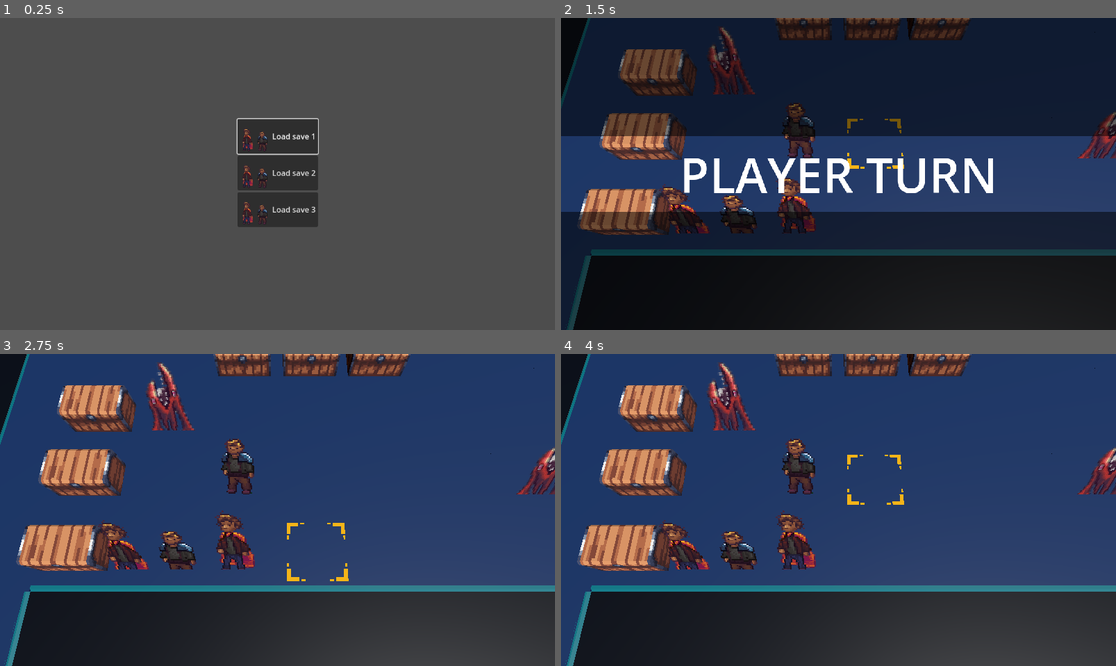
Above: before the commit, frames 1-4 (two rows, left to right).
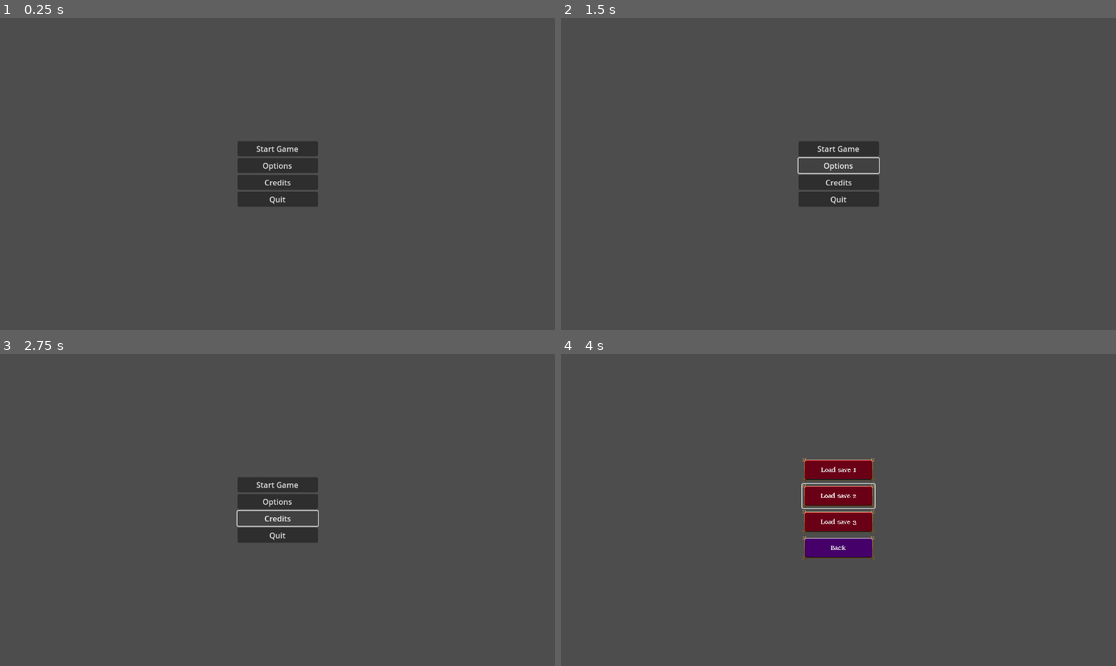
Above: after the commit, the same moments.

Repository: alanhaugen/bachelor-inn
Game: Godot game, scene res://scenes/UI/mainmenu.tscn
The game is run twice, just before and just after one commit, with the same random seed, the same clock (stepped at 60 frames per second) and the same inputs.
Inputs (mouse positions are in pixels of both pictures, inside the frame that each line leads up to):
- Up to frame 1 (0.25 s): no input
- Up to frame 2 (1.5 s): click (838, 136) at 0.5 s, where only the run before the commit has a clickable "Load save 1"; click (838, 164) at 1.25 s, where only the run after the commit has a clickable "Options"
- Up to frame 3 (2.75 s): click (277, 519) at 2 s, where only the run after the commit has a clickable "Credits"
- Up to frame 4 (4 s): click (838, 485) at 2.75 s, where only the run after the commit has a clickable "Start Game"; click (838, 497) at 3.5 s, where only the run after the commit has a clickable "Load save 2"

The runs differ from the first frame. In frame 1, 2.6% of the frame differs, in the area x 42-58%, y 32-68%; in frame 2, 100%, in the area x 0-100%, y 0-100%; in frame 3, 95%; in frame 4, 95%.

Commit message:
UIs added

Diff:
--- a/scenes/UI/mainmenu.tscn
+++ b/scenes/UI/mainmenu.tscn
@@ -1,7 +1,32 @@
-[gd_scene load_steps=3 format=3 uid="uid://cm02uehw506nt"]
+[gd_scene load_steps=7 format=3 uid="uid://cm02uehw506nt"]
 
-[ext_resource type="Texture2D" uid="uid://c6ufp14dqs3ou" path="res://art/WIP/DFFS_Character edge highlight poc.png" id="2_nudk7"]
+[ext_resource type="FontFile" uid="uid://bltfi0bh6lptu" path="res://art/Fonts/RetroByte.ttf" id="2_cix78"]
+[ext_resource type="Texture2D" uid="uid://bxkugojenvo5a" path="res://art/textures/UI_Spritesheet.png" id="3_v8ire"]
 [ext_resource type="Script" uid="uid://bt1if6bipdwt1" path="res://scripts/ui/main_menu.gd" id="3_wxwbn"]
+
+[sub_resource type="StyleBoxTexture" id="StyleBoxTexture_e6rwi"]
+texture = ExtResource("3_v8ire")
+texture_margin_left = 8.0
+texture_margin_top = 8.0
+texture_margin_right = 8.0
+texture_margin_bottom = 8.0
+region_rect = Rect2(0, 0, 32, 32)
+
+[sub_resource type="StyleBoxTexture" id="StyleBoxTexture_61o3f"]
+texture = ExtResource("3_v8ire")
+texture_margin_left = 8.0
+texture_margin_top = 8.0
+texture_margin_right = 8.0
+texture_margin_bottom = 8.0
+region_rect = Rect2(0, 0, 32, 32)
+
+[sub_resource type="StyleBoxTexture" id="StyleBoxTexture_wxwbn"]
+texture = ExtResource("3_v8ire")
+texture_margin_left = 8.0
+texture_margin_top = 8.0
+texture_margin_right = 8.0
+texture_margin_bottom = 8.0
+region_rect = Rect2(32, 0, 32, 32)
 
 [node name="Main" type="Node3D"]
 script = ExtResource("3_wxwbn")
@@ -21,47 +46,90 @@
 grow_vertical = 2
 size_flags_horizontal = 6
 
-[node name="MapSelector" type="VBoxContainer" parent="UI"]
+[node name="VBoxContainer" type="VBoxContainer" parent="UI"]
 layout_mode = 1
 anchors_preset = 8
 anchor_left = 0.5
 anchor_top = 0.5
 anchor_right = 0.5
 anchor_bottom = 0.5
-offset_left = -61.0
-offset_top = -20.0
-offset_right = 61.0
-offset_bottom = 20.0
+offset_left = -83.5
+offset_top = -68.0
+offset_right = 83.5
+offset_bottom = 68.0
 grow_horizontal = 2
 grow_vertical = 2
 
-[node name="LoadMap0" type="Button" parent="UI/MapSelector"]
+[node name="LevelSelect" type="VBoxContainer" parent="UI/VBoxContainer"]
+layout_mode = 2
+
+[node name="LoadMap0" type="Button" parent="UI/VBoxContainer/LevelSelect"]
+custom_minimum_size = Vector2(150, 50)
 layout_mode = 2
 size_flags_horizontal = 4
 size_flags_vertical = 4
+theme_override_fonts/font = ExtResource("2_cix78")
+theme_override_styles/normal = SubResource("StyleBoxTexture_e6rwi")
+theme_override_styles/hover = SubResource("StyleBoxTexture_61o3f")
 text = "Load save 1"
-icon = ExtResource("2_nudk7")
 
-[node name="LoadMap1" type="Button" parent="UI/MapSelector"]
+[node name="LoadMap3" type="Button" parent="UI/VBoxContainer/LevelSelect"]
+custom_minimum_size = Vector2(150, 50)
 layout_mode = 2
 size_flags_horizontal = 4
 size_flags_vertical = 4
+theme_override_fonts/font = ExtResource("2_cix78")
+theme_override_styles/normal = SubResource("StyleBoxTexture_e6rwi")
+theme_override_styles/hover = SubResource("StyleBoxTexture_61o3f")
 text = "Load save 2"
-icon = ExtResource("2_nudk7")
 
-[node name="LoadMap2" type="Button" parent="UI/MapSelector"]
+[node name="LoadMap4" type="Button" parent="UI/VBoxContainer/LevelSelect"]
+custom_minimum_size = Vector2(150, 50)
 layout_mode = 2
 size_flags_horizontal = 4
 size_flags_vertical = 4
+theme_override_fonts/font = ExtResource("2_cix78")
+theme_override_styles/normal = SubResource("StyleBoxTexture_e6rwi")
+theme_override_styles/hover = SubResource("StyleBoxTexture_61o3f")
 text = "Load save 3"
-icon = ExtResource("2_nudk7")
 
-[node name="NinePatchRect" type="NinePatchRect" parent="UI/MapSelector"]
+[node name="LoadMap5" type="Button" parent="UI/VBoxContainer/LevelSelect"]
+custom_minimum_size = Vector2(150, 50)
+layout_mode = 2
+size_flags_horizontal = 4
+size_flags_vertical = 4
+theme_override_fonts/font = ExtResource("2_cix78")
+theme_override_styles/normal = SubResource("StyleBoxTexture_wxwbn")
+theme_override_styles/hover = SubResource("StyleBoxTexture_61o3f")
+text = "Back"
+
+[node name="NinePatchRect" type="NinePatchRect" parent="UI/VBoxContainer/LevelSelect"]
 layout_mode = 2
 patch_margin_left = 10
 
+[node name="MainMenu" type="VBoxContainer" parent="UI/VBoxContainer"]
+layout_mode = 2
+
+[node name="StartGameButton" type="Button" parent="UI/VBoxContainer/MainMenu"]
+layout_mode = 2
+text = "Start Game"
+
+[node name="OptionsButton" type="Button" parent="UI/VBoxContainer/MainMenu"]
+layout_mode = 2
+text = "Options"
+
+[node name="CreditsButton" type="Button" parent="UI/VBoxContainer/MainMenu"]
+layout_mode = 2
+text = "Credits"
+
+[node name="QuitButton" type="Button" parent="UI/VBoxContainer/MainMenu"]
+layout_mode = 2
+text = "Quit"
+
 [node name="World" type="Node3D" parent="."]
 
-[connection signal="pressed" from="UI/MapSelector/LoadMap0" to="." method="_on_load_map_0_pressed"]
-[connection signal="pressed" from="UI/MapSelector/LoadMap1" to="." method="_on_load_map_1_pressed"]
-[connection signal="pressed" from="UI/MapSelector/LoadMap2" to="." method="_on_load_map_2_pressed"]
+[connection signal="pressed" from="UI/VBoxContainer/LevelSelect/LoadMap0" to="." method="_on_load_map_0_pressed"]
+[connection signal="pressed" from="UI/VBoxContainer/LevelSelect/LoadMap4" to="." method="_on_load_map_0_pressed"]
+[connection signal="pressed" from="UI/VBoxContainer/LevelSelect/LoadMap5" to="." method="_on_load_map_0_pressed"]
+[connection signal="pressed" from="UI/VBoxContainer/MainMenu/StartGameButton" to="." method="_on_start_game_button_pressed"]
+[connection signal="pressed" from="UI/VBoxContainer/MainMenu/QuitButton" to="." method="_on_quit_button_pressed"]
--- a/scripts/ui/main_menu.gd
+++ b/scripts/ui/main_menu.gd
@@ -7,13 +7,15 @@
 @onready var gui: Control = $UI;
 
 ## Level buttons
-@onready var levelButton: Button = $UI/MapSelector/LoadMap0;
+@onready var levelButton: Button = $UI/VBoxContainer/LevelSelect/LoadMap0;
 
 #region: --- Processing ---
 ## Called when the node enters the scene tree for the first time
 func _ready() -> void:
 	Main.gui = gui;
 	Main.world = world;
+
+	$UI/VBoxContainer/LevelSelect.visible = false;
 
 	print(OS.get_data_dir());
 
@@ -32,12 +34,26 @@
 #region: --- Signals ---
 ## Called when the Load Map 0 button is pressed
 func _on_load_map_0_pressed() -> void:
-	$UI/MapSelector.visible = false;
+	$UI/VBoxContainer/LevelSelect.visible = false;
 	Main.save.read(0);
 func _on_load_map_1_pressed() -> void:
-	$UI/MapSelector.visible = false;
+	$UI/VBoxContainer/LevelSelect.visible = false;
 	Main.save.read(1);
 func _on_load_map_2_pressed() -> void:
-	$UI/MapSelector.visible = false;
+	$UI/VBoxContainer/LevelSelect.visible = false;
 	Main.save.read(2);
 #endregion
+
+
+func _on_start_game_button_pressed() -> void:
+	$UI/VBoxContainer/LevelSelect.visible = true;
+	$UI/VBoxContainer/MainMenu.visible = false;
+
+
+func _on_back_button_pressed() -> void:
+	$UI/VBoxContainer/LevelSelect.visible = false;
+	$UI/VBoxContainer/MainMenu.visible = true;
+
+
+func _on_quit_button_pressed() -> void:
+	get_tree().quit();
Binary file added: art/textures/UI_Spritesheet.png
Not shown: 1 places in scenes/ui/AnimatedUnit.tscn that only renumber resources
